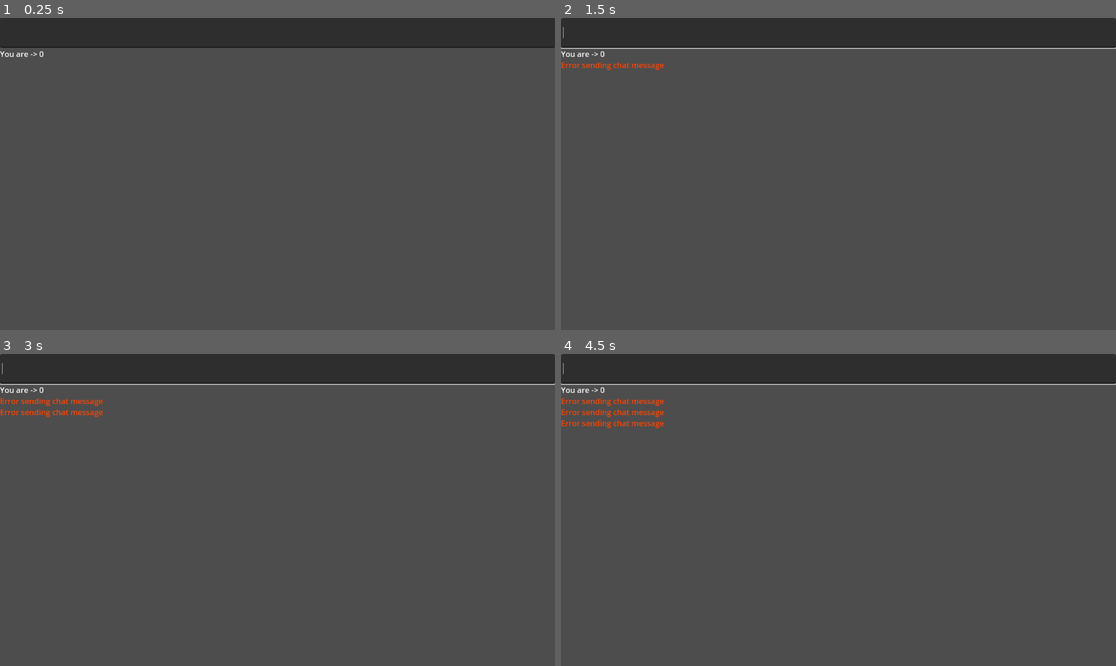
Above: before the commit, frames 1-4 (two rows, left to right).
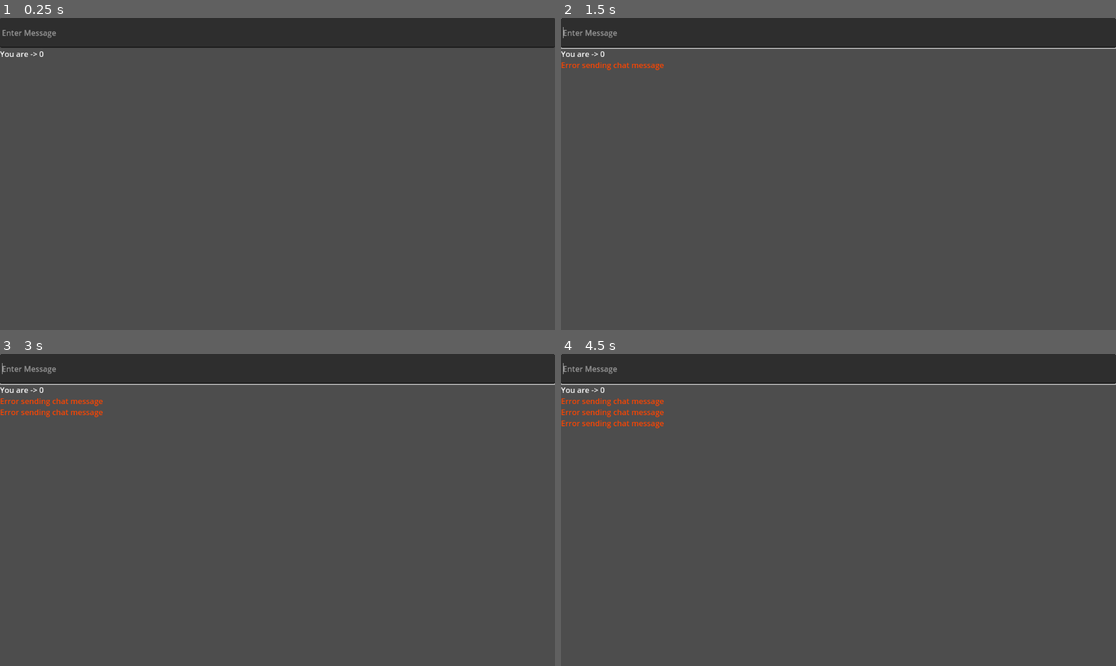
Above: after the commit, the same moments.

Repository: punpundada/RadiusRumble
Game: Godot game, scene res://scenes/states/ingame/ingame.tscn
The game is run twice, just before and just after one commit, with the same random seed, the same clock (stepped at 60 frames per second) and the same inputs. Before the commit the project has no main scene; this scene is started directly in both runs.
Inputs (mouse positions are in pixels of both pictures, inside the frame that each line leads up to):
- Up to frame 1 (0.25 s): no input
- Up to frame 2 (1.5 s): click (838, 33) at 0.52 s; type "12" at 0.6 s; tap Enter at 1.25 s
- Up to frame 3 (3 s): tap Space at 2 s; tap Enter at 2.75 s
- Up to frame 4 (4.5 s): tap Space at 3.5 s; tap Enter at 4.25 s

The runs differ from the first frame. In frame 1, 0.1% of the frame differs, in the area x 0-11%, y 3-7%; in frame 2, 0.1%; in frame 3, 0.1%; in frame 4, 0.1%.

Commit message:
minor changes

Diff:
--- a/client/project.godot
+++ b/client/project.godot
@@ -11,6 +11,7 @@
 [application]
 
 config/name="RadiusRumble"
+run/main_scene="res://scenes/main.tscn"
 config/features=PackedStringArray("4.3", "GL Compatibility")
 config/icon="res://icon.svg"
 
--- a/client/scenes/states/ingame/ingame.tscn
+++ b/client/scenes/states/ingame/ingame.tscn
@@ -13,6 +13,8 @@
 anchor_right = 1.0
 offset_bottom = 62.0
 grow_horizontal = 2
+placeholder_text = "Enter Message"
+clear_button_enabled = true
 
 [node name="Log" type="RichTextLabel" parent="UI"]
 anchors_preset = 15
Not shown, changed: server/go.mod
